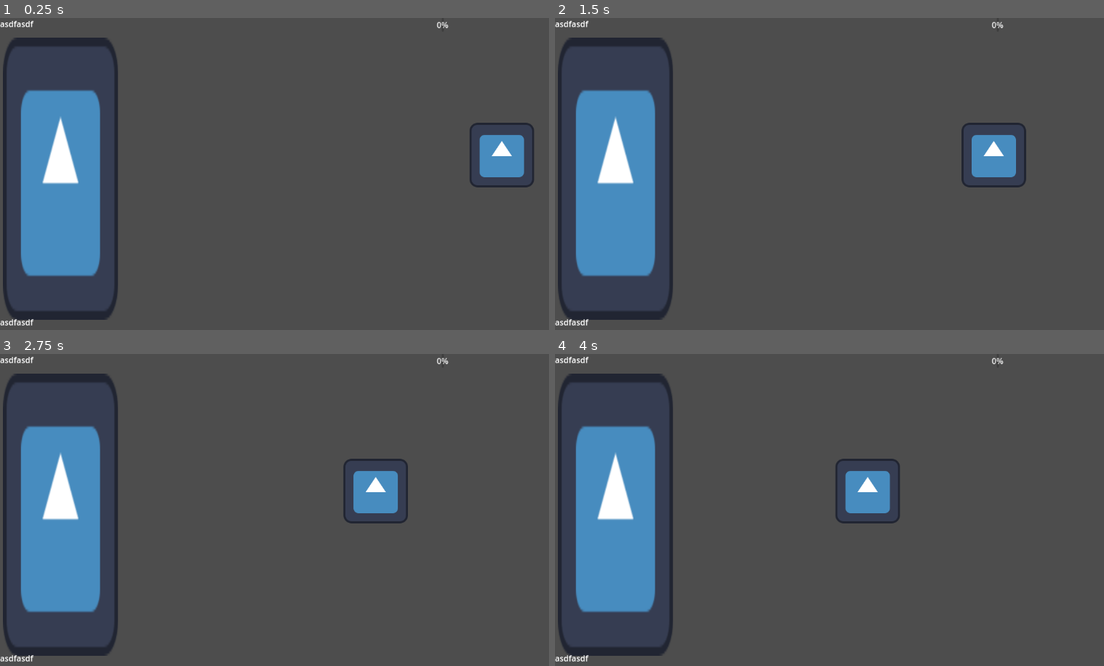
Above: before the commit, frames 1-4 (two rows, left to right).
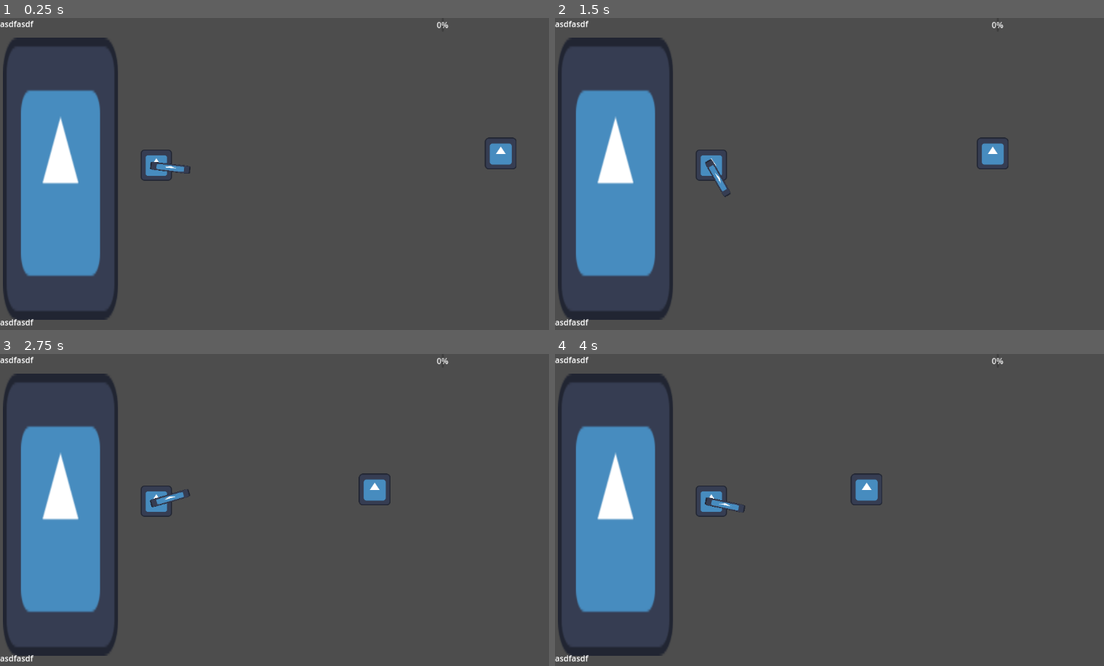
Above: after the commit, the same moments.

Repository: Bunchie-bo/CastleDefense
Game: Godot game, scene res://assets/castle/castle.tscn
Same seed, same stepped clock (60 frames per second), same inputs: the game is played once before the commit and once after it. The engine's default icon, where the game draws it, is replaced by a stand-in: a white triangle on a blue panel in a dark square.
Inputs (mouse positions are in pixels of both pictures, inside the frame that each line leads up to):
- Up to frame 1 (0.25 s): no input
- Up to frame 2 (1.5 s): move the mouse to (972, 164) at 0.52 s; click (972, 164) at 0.6 s; move the mouse to (730, 198) at 1.27 s; click (730, 198) at 1.35 s
- Up to frame 3 (2.75 s): move the mouse to (345, 444) at 2.02 s; click (345, 444) at 2.1 s
- Up to frame 4 (4 s): move the mouse to (818, 581) at 2.77 s; click (818, 581) at 2.85 s; move the mouse to (1021, 566) at 3.52 s; click (1021, 566) at 3.6 s

The runs differ from the first frame. In frame 1, 1.6% of the frame differs, in the area x 25-98%, y 33-55%; in frame 2, 1.6%; in frame 3, 1.6%; in frame 4, 1.6%.

Commit message:
Add files via upload

Diff:
--- a/assets/castle/castle.tscn
+++ b/assets/castle/castle.tscn
@@ -1,8 +1,9 @@
-[gd_scene load_steps=6 format=3 uid="uid://bkihw7o4qkmdf"]
+[gd_scene load_steps=7 format=3 uid="uid://bkihw7o4qkmdf"]
 
 [ext_resource type="Script" path="res://assets/castle/castlebody.gd" id="1_50kcv"]
 [ext_resource type="Texture2D" uid="uid://b1mb4q8bjx8oa" path="res://icon.svg" id="1_hyttq"]
 [ext_resource type="PackedScene" uid="uid://dfcd1lhon84wn" path="res://assets/enemies/bad_guy/bad_guy.tscn" id="2_7rq7l"]
+[ext_resource type="PackedScene" uid="uid://b6ce5o12jihmh" path="res://assets/towers/player_turret/player_turret.tscn" id="4_pwkuy"]
 
 [sub_resource type="Theme" id="Theme_o74qt"]
 
@@ -57,3 +58,6 @@
 
 [node name="bad_guy" parent="." instance=ExtResource("2_7rq7l")]
 position = Vector2(1020, 272)
+
+[node name="player_turret" parent="." instance=ExtResource("4_pwkuy")]
+position = Vector2(310, 293)
--- a/assets/enemies/bad_guy/bad_guy.gd
+++ b/assets/enemies/bad_guy/bad_guy.gd
@@ -1,7 +1,8 @@
 extends CharacterBody2D
 
+
+var hp = 10
 var speed = 100
-
 
 func _ready():
 	velocity = Vector2(-speed,0)
--- a/assets/enemies/bad_guy/bad_guy.tscn
+++ b/assets/enemies/bad_guy/bad_guy.tscn
@@ -23,4 +23,6 @@
 shape = SubResource("CircleShape2D_yw5l3")
 
 [node name="AnimatedSprite2D" type="AnimatedSprite2D" parent="."]
+position = Vector2(-2, -3)
+scale = Vector2(0.492188, 0.492188)
 sprite_frames = SubResource("SpriteFrames_xpand")
--- /dev/null
+++ b/assets/towers/player_turret/player_turret.gd
@@ -0,0 +1,19 @@
+extends Node2D
+
+@onready var gun = $gun
+
+func _ready():
+	pass
+
+
+
+
+func _process(delta):
+	gun.rotation = get_angle_to(get_global_mouse_position())
+	if Input.is_action_just_pressed("shoot"):
+		fire()
+
+
+
+func fire():
+	print("pew")
--- /dev/null
+++ b/assets/towers/player_turret/player_turret.tscn
@@ -0,0 +1,19 @@
+[gd_scene load_steps=3 format=3 uid="uid://b6ce5o12jihmh"]
+
+[ext_resource type="Script" path="res://assets/towers/player_turret/player_turret.gd" id="1_3frf7"]
+[ext_resource type="Texture2D" uid="uid://b1mb4q8bjx8oa" path="res://icon.svg" id="2_llb2q"]
+
+[node name="player_turret" type="Node2D"]
+script = ExtResource("1_3frf7")
+
+[node name="Sprite2D" type="Sprite2D" parent="."]
+position = Vector2(-7.62939e-06, -1.00001)
+scale = Vector2(0.484375, 0.484375)
+texture = ExtResource("2_llb2q")
+
+[node name="gun" type="Node2D" parent="."]
+
+[node name="Sprite2D" type="Sprite2D" parent="gun"]
+position = Vector2(28, 1)
+scale = Vector2(0.625, 0.125)
+texture = ExtResource("2_llb2q")
--- a/project.godot
+++ b/project.godot
@@ -14,3 +14,11 @@
 run/main_scene="res://assets/castle/castle.tscn"
 config/features=PackedStringArray("4.2", "Forward Plus")
 config/icon="res://icon.svg"
+
+[input]
+
+shoot={
+"deadzone": 0.5,
+"events": [Object(InputEventMouseButton,"resource_local_to_scene":false,"resource_name":"","device":-1,"window_id":0,"alt_pressed":false,"shift_pressed":false,"ctrl_pressed":false,"meta_pressed":false,"button_mask":0,"position":Vector2(0, 0),"global_position":Vector2(0, 0),"factor":1.0,"button_index":1,"canceled":false,"pressed":false,"double_click":false,"script":null)
+]
+}
